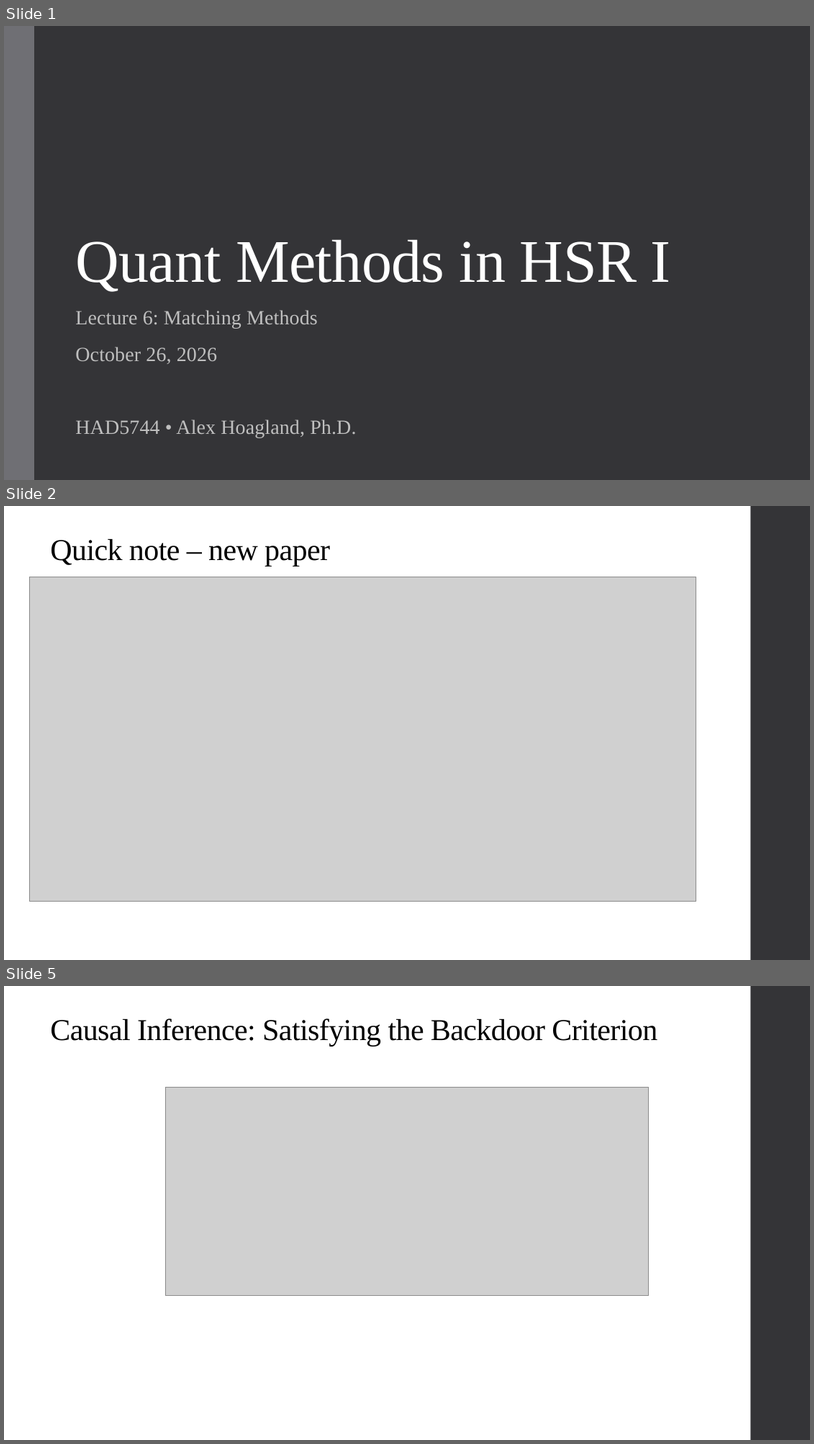
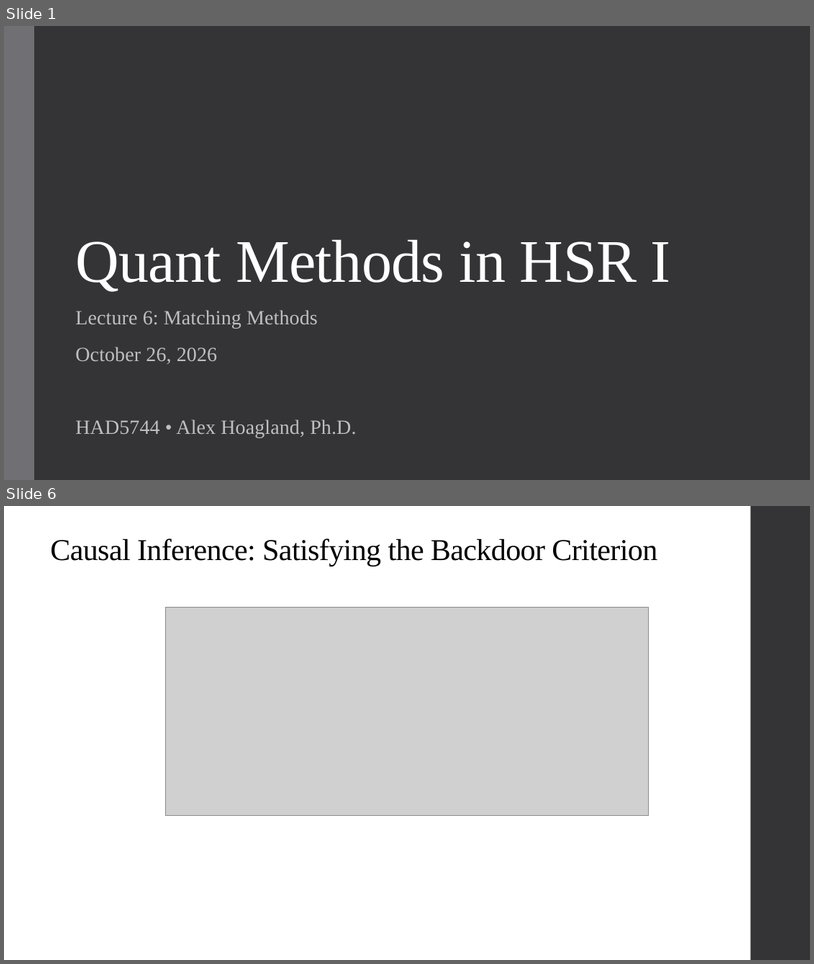
Before and after one commit to alex-hoagland/HAD5744, a slide deck: Lecture06_Matching/Lecture06_Matching.pptx. Shown one above the other, each under a label of ours: slides 1, 2 and 5 before the commit, slides 1 and 6 after it; the slides between them are not shown. The pictures are 814x1444 and 814x964 pixels, drawn with LibreOffice and Linux fonts; fonts in the diff are those of the drawing; grey boxes stand for pictures. Boxes give left, top, right and bottom in pixels: in the first picture for what was removed or moved away, otherwise in the second. Text is boxed around its words. In the diff, an @@ line names an element or a change of style, - is before the commit and + after.

```diff
--- a/Lecture06_Matching/Lecture06_Matching.pptx
+++ b/Lecture06_Matching/Lecture06_Matching.pptx
@@ slide 2 removed at <box>4,506,810,960</box>, background #FFFFFF; not listed: 1 template element that a slide beside it also shows @@
@@ title removed at <box>50,539,330,566</box> @@
-Quick note – new paper
@@ picture removed at <box>29,577,697,901</box> @@
@@ what was slide 5 is now slide 6 @@
```
Also in this commit, not shown: 2 slides changed, 3 slides added, 1 other slide removed, 2 other files.
